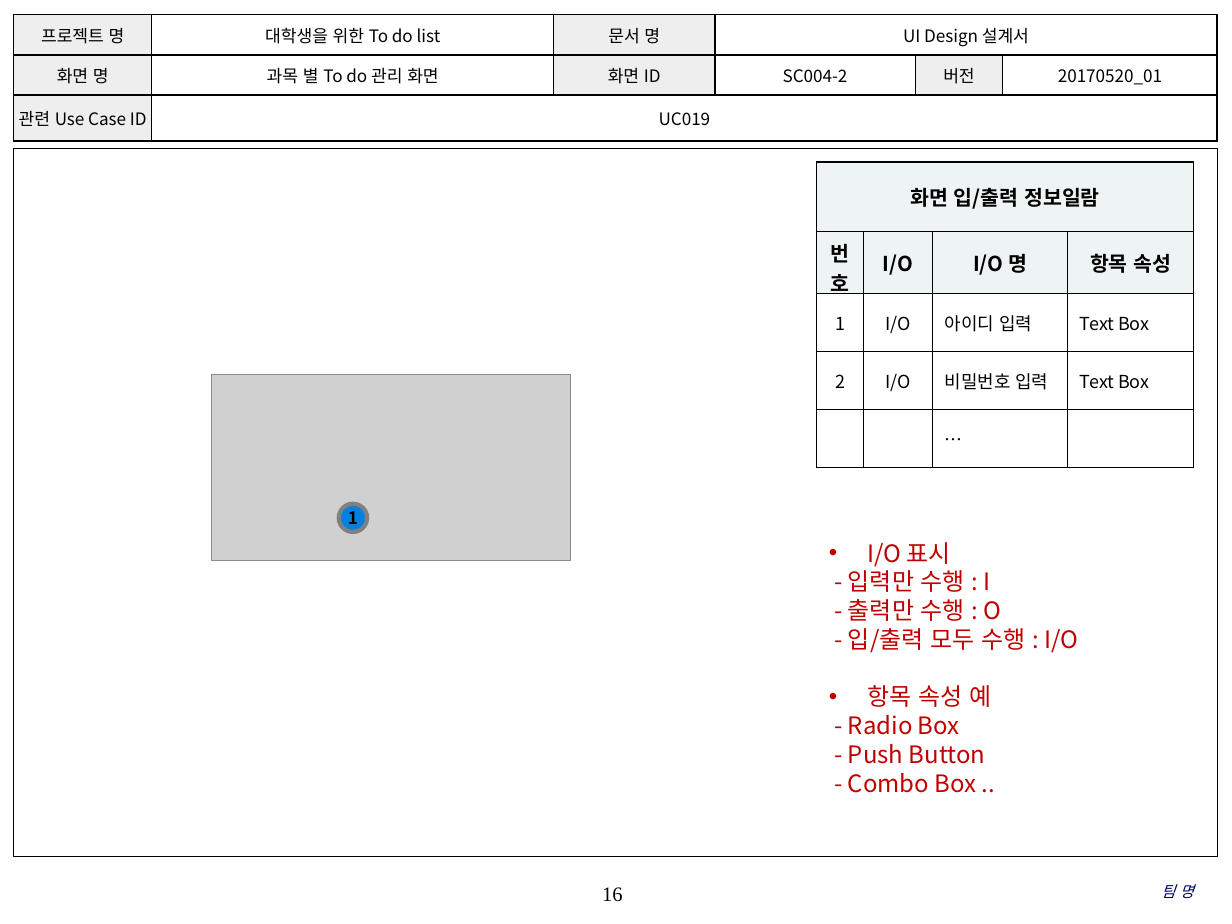
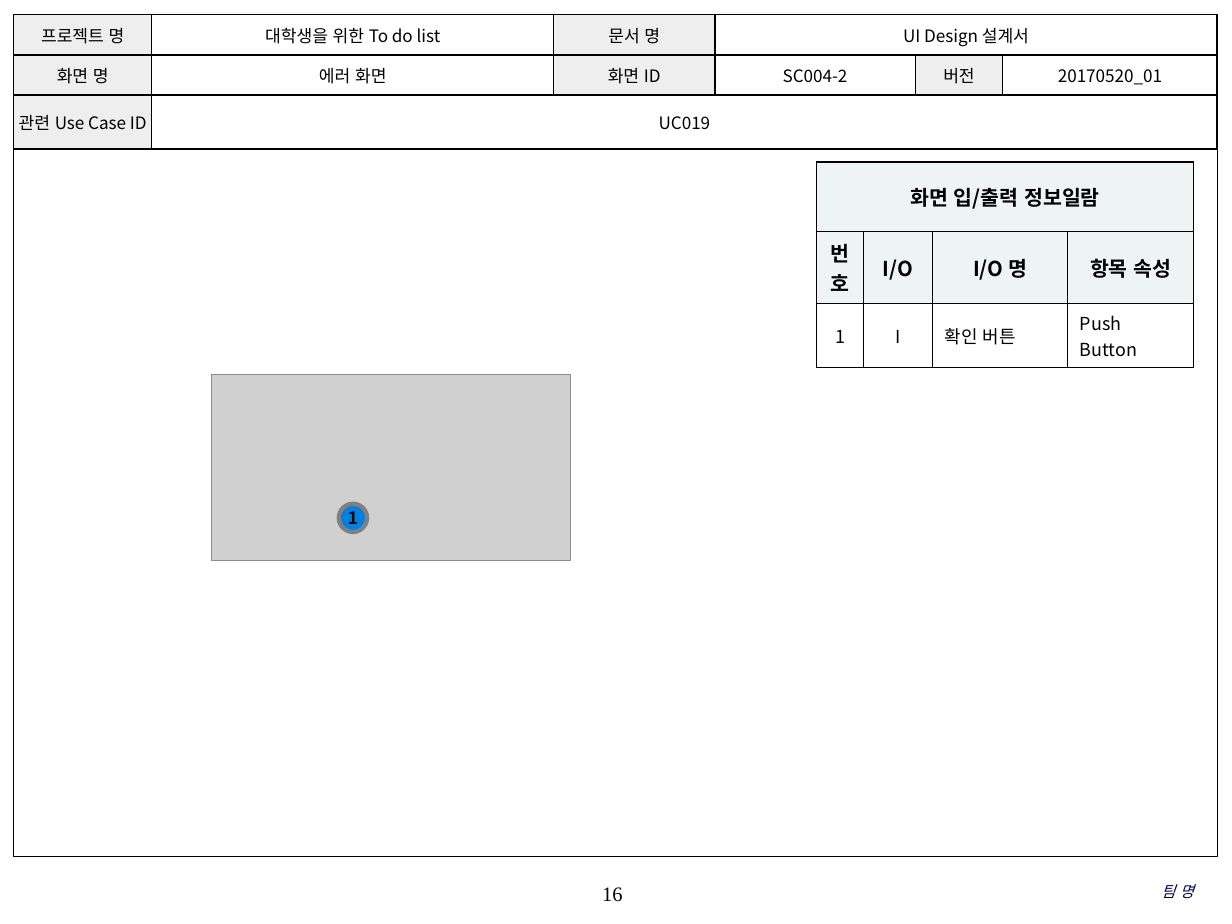
Before and after one commit to SE-admin/SE2017_4_tuna, a slide deck: slide 16 of doc/3_ 설계서/UI Design 설계서.pptx. Drawn at 1232x924 pixels with LibreOffice and Linux fonts; fonts in the diff are those of the drawing; grey boxes stand for pictures; background and template pictures are left out. Boxes give left, top, right and bottom in pixels: in the first picture for what was removed or moved away, otherwise in the second. Text is boxed around its words. In the diff, an @@ line names an element or a change of style, - is before the commit and + after.

Commit message:
UI Design 설계서, 과목별 To Do,총 To Do, 에러화면 UI Design 작성

```diff
--- a/doc/3_ 설계서/UI Design 설계서.pptx
+++ b/doc/3_ 설계서/UI Design 설계서.pptx
@@ table at box(14, 15, 1217, 142) @@
-row 2, column 2: 과목 별 To do 관리 화면
+row 2, column 2: 에러 화면
@@ table at box(817, 163, 1194, 361) @@
-row 3: 1 | I/O | 아이디 입력 | Text Box
-row 4: 2 | I/O | 비밀번호 입력 | Text Box
-row 5:  |  | … | 
+row 3: 1 | I | 확인 버튼 | Push Button
@@ text removed at box(848, 542, 1078, 793) @@
-• I/O 표시
-- 입력만 수행 : I
-- 출력만 수행 : O
-- 입/출력 모두 수행 : I/O
-• 항목 속성 예
-- Radio Box
-- Push Button
-- Combo Box ..
```
Also in this commit, not shown: 8 other slides changed.
